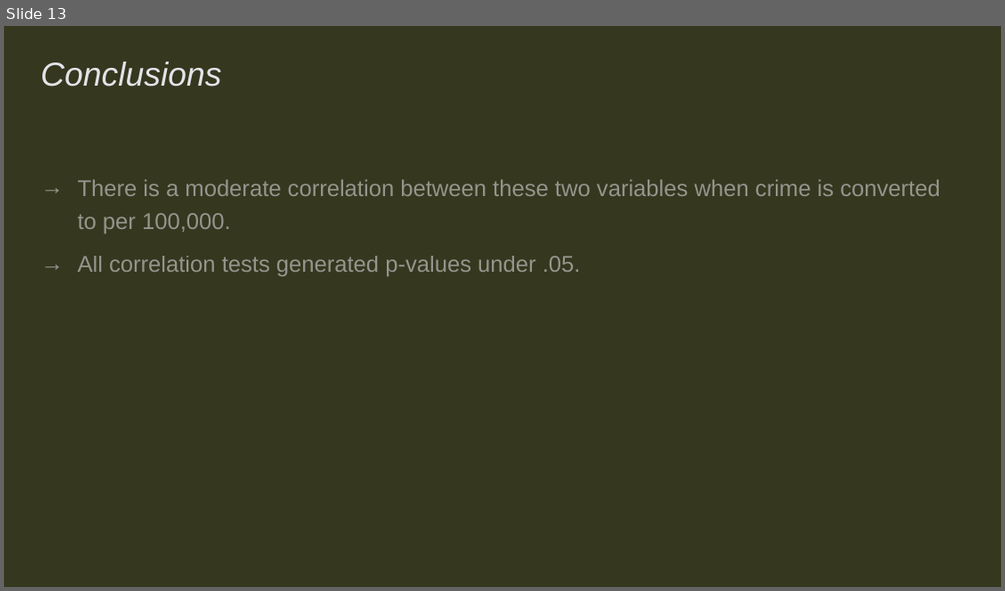
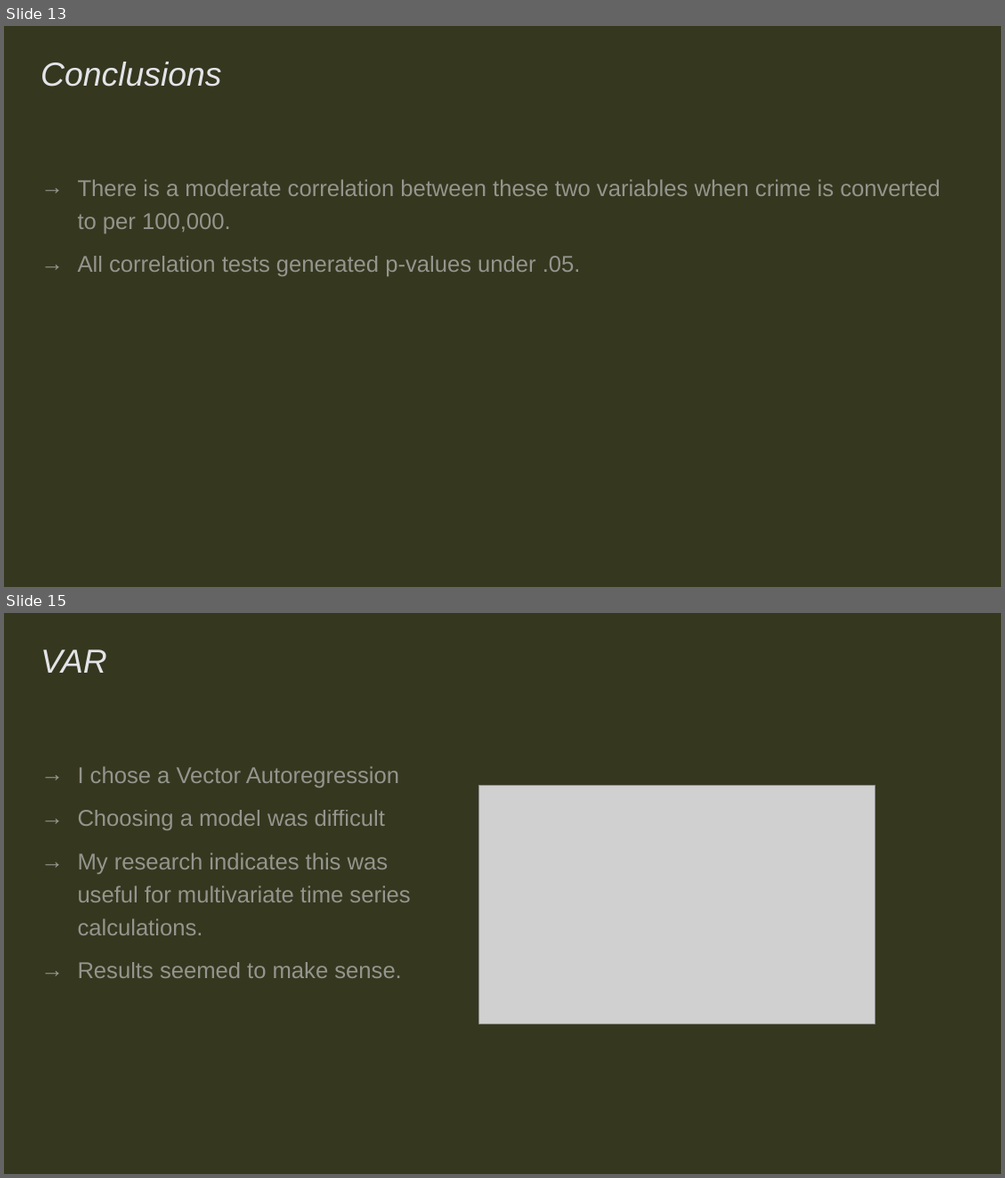
Before and after one commit to kurtameyer/COMP4441, a slide deck: COMP4441 Presentation.pptx. Shown one above the other, each under a label of ours: slide 13 before the commit, slides 13 and 15 after it; the slides between them are not shown. The pictures are 1005x591 and 1005x1178 pixels, drawn with LibreOffice and Linux fonts; fonts in the diff are those of the drawing; grey boxes stand for pictures. Boxes give left, top, right and bottom in pixels: in the first picture for what was removed or moved away, otherwise in the second. Text is boxed around its words. In the diff, an @@ line names an element or a change of style, - is before the commit and + after.

Commit message:
Add files via upload
Updated slides with information on models and conclusions.

```diff
--- a/COMP4441 Presentation.pptx
+++ b/COMP4441 Presentation.pptx
@@ slide 15 added at bbox=[4, 613, 1001, 1174], background #36371F @@
@@ title added at bbox=[40, 649, 107, 673], 32 pt, text #E2E4E8, italic @@
+VAR
@@ text added at bbox=[78, 766, 410, 978], 22 pt, text #E2E4E8 at 55% opacity @@
+→ I chose a Vector Autoregression
+→ Choosing a model was difficult
+→ My research indicates this was useful for multivariate time series calculations.
+→ Results seemed to make sense.
@@ picture added at bbox=[479, 785, 874, 1023] @@
```
Also in this commit, not shown: 3 slides changed, 2 other slides added, 1 slide removed.
